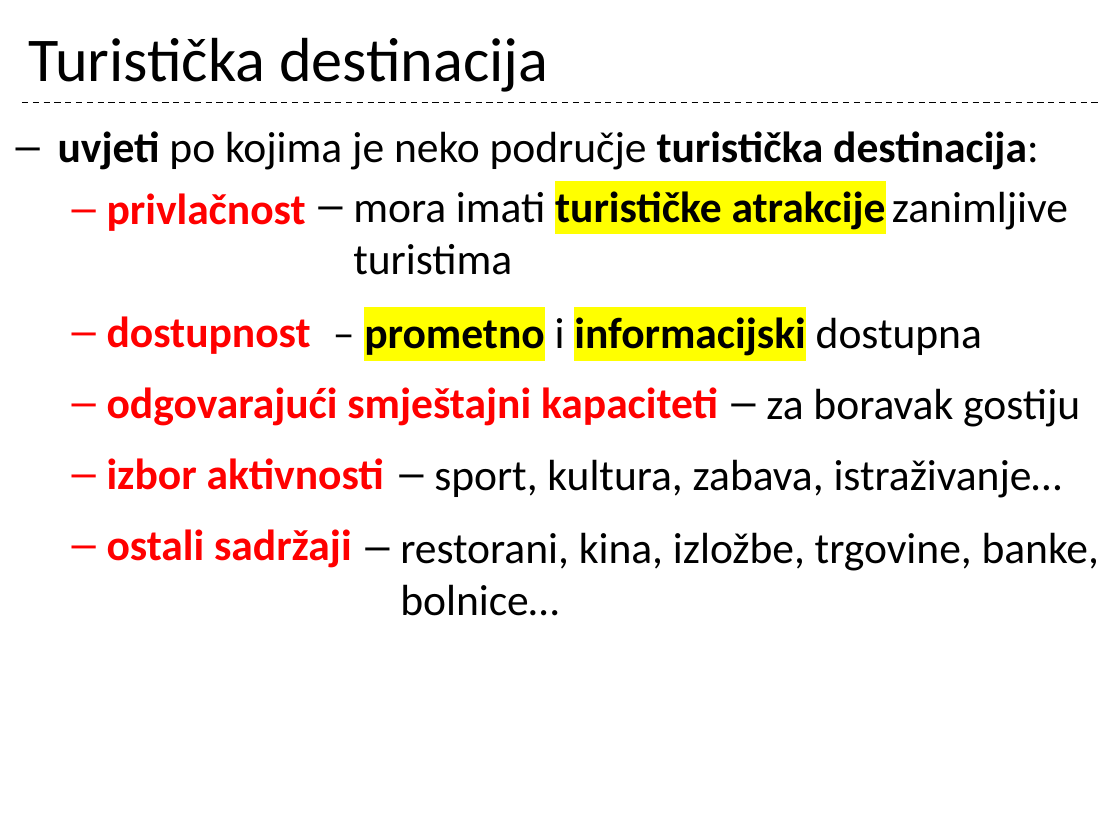
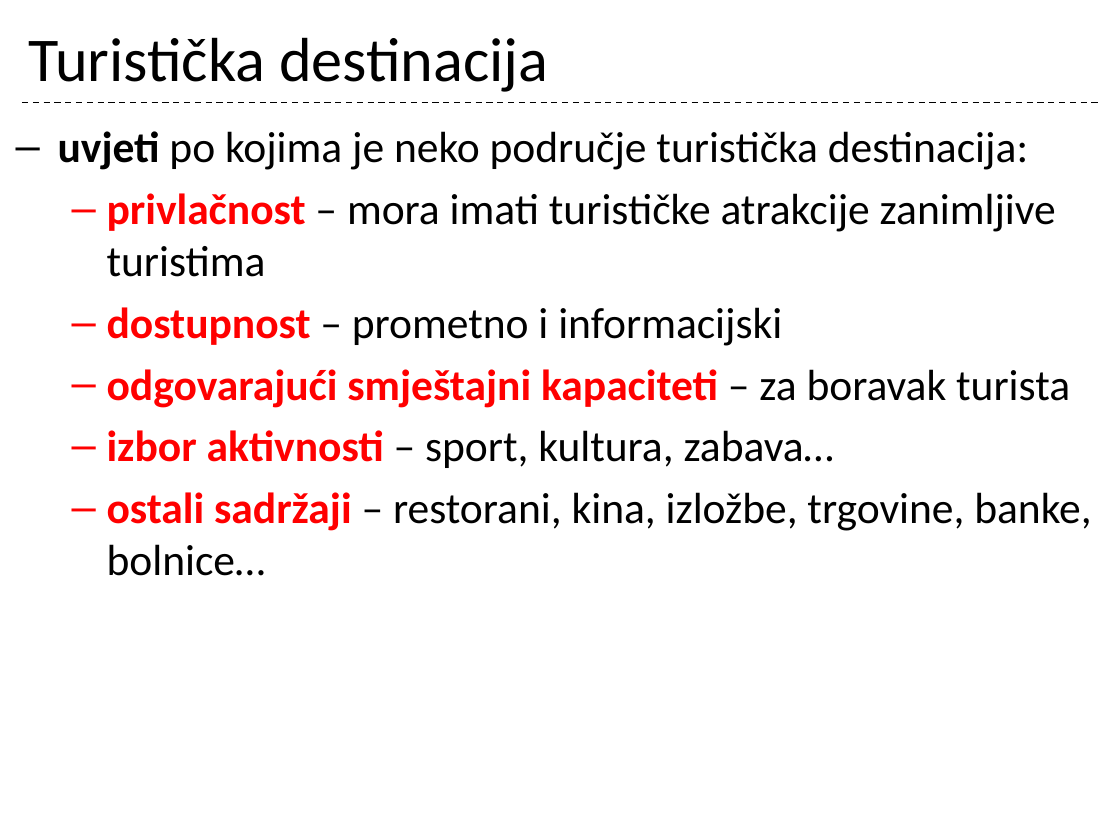
Before and after one commit to cornx/print, a slide deck: slide 37 of data/prezentacije/osnove_turizma/001_Turizam_uvod.pptx. Drawn at 1120x840 pixels with LibreOffice and Linux fonts; fonts in the diff are those of the drawing. Boxes give left, top, right and bottom in pixels: in the first picture for what was removed or moved away, otherwise in the second. Text is boxed around its words. In the diff, an @@ line names an element or a change of style, - is before the commit and + after.

```diff
--- a/data/prezentacije/osnove_turizma/001_Turizam_uvod.pptx
+++ b/data/prezentacije/osnove_turizma/001_Turizam_uvod.pptx
@@ text at (58,131,1028,170): bold off in "turistička destinacija:" @@
@@ text at (107,193,1091,576): text changed; text colour #FF0000 to #000000; bold off @@
-  – privlačnost
-  – dostupnost
-  – odgovarajući smještajni kapaciteti
-  – izbor aktivnosti
-  – ostali sadržaji
+  – privlačnost – mora imati turističke atrakcije zanimljive turistima
+  – dostupnost – prometno i informacijski
+  – odgovarajući smještajni kapaciteti – za boravak turista
+  – izbor aktivnosti – sport, kultura, zabava…
+  – ostali sadržaji – restorani, kina, izložbe, trgovine, banke, bolnice…
@@ text removed at (353,191,1068,275) @@
-  – mora imati turističke atrakcije zanimljive turistima
@@ text removed at (364,317,982,356) @@
-– prometno i informacijski dostupna
@@ text removed at (766,388,1080,427) @@
-  – za boravak gostiju
@@ text removed at (434,459,1062,498) @@
-  – sport, kultura, zabava, istraživanje…
@@ text removed at (400,532,1099,616) @@
-  – restorani, kina, izložbe, trgovine, banke, bolnice…
```
Also in this commit, not shown: 8 other slides changed.
